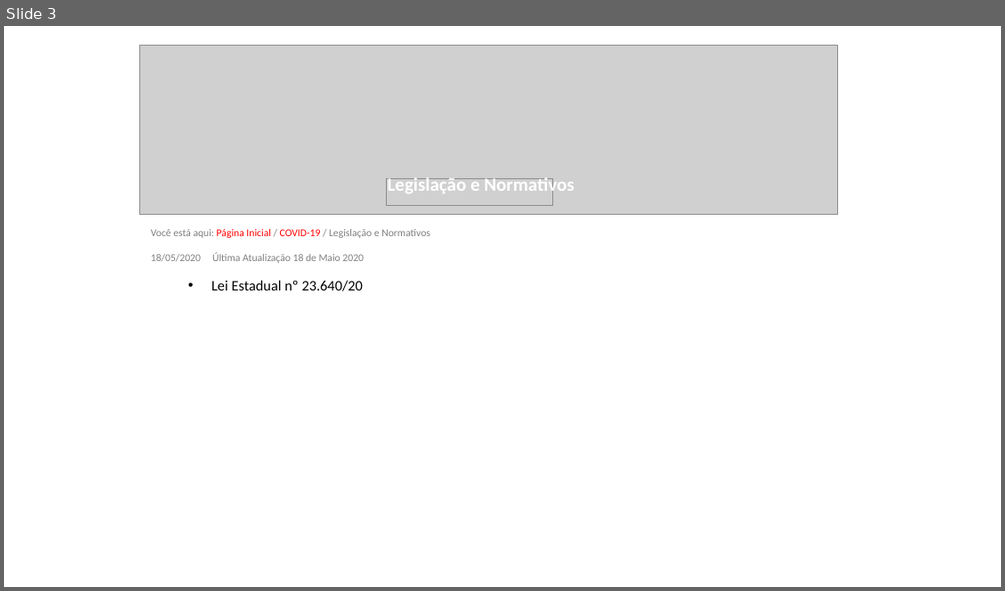
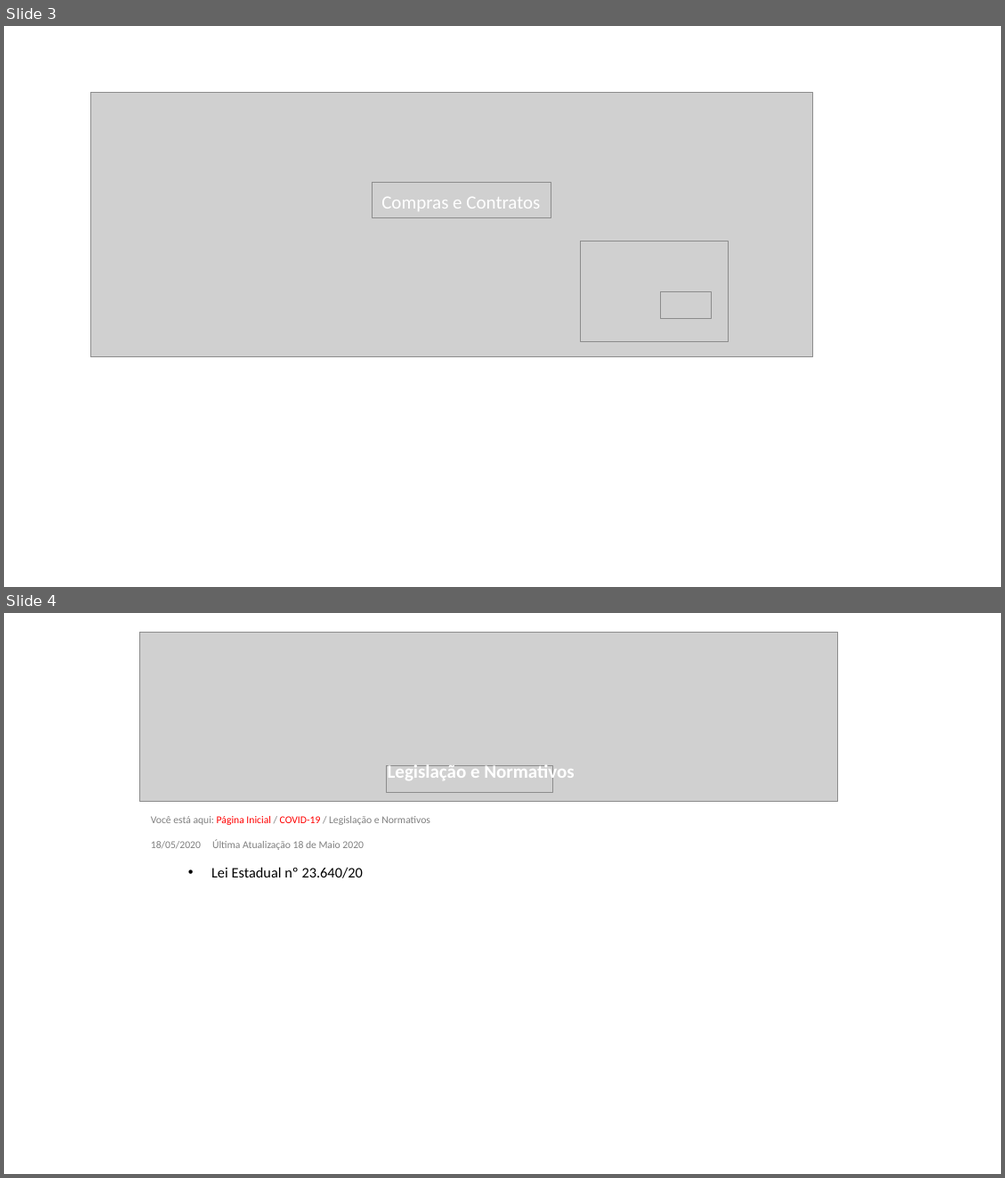
Before and after one commit to transparencia-mg/especificacoes-portal-transparencia, a slide deck: static/pagina-inicial-espec-covid19.pptx. Shown one above the other, each under a label of ours: slide 3 before the commit, slides 3 and 4 after it. The pictures are 1005x591 and 1005x1178 pixels, drawn with LibreOffice and Linux fonts; fonts in the diff are those of the drawing; grey boxes stand for pictures. Boxes give left, top, right and bottom in pixels: in the first picture for what was removed or moved away, otherwise in the second. Text is boxed around its words. In the diff, an @@ line names an element or a change of style, - is before the commit and + after.

```diff
--- a/static/pagina-inicial-espec-covid19.pptx
+++ b/static/pagina-inicial-espec-covid19.pptx
@@ slide 3 added at (4, 26, 1001, 587), background #FFFFFF @@
@@ picture added at (90, 93, 813, 357) @@
@@ picture added at (372, 183, 551, 218) @@
@@ text added at (381, 197, 540, 211), 18 pt, text #FFFFFF @@
+Compras e Contratos
@@ picture added at (581, 240, 728, 342) @@
@@ picture added at (661, 292, 712, 319) @@
@@ what was slide 3 is now slide 4 @@
```
Also in this commit, not shown: 1 slide changed, 1 other file.
